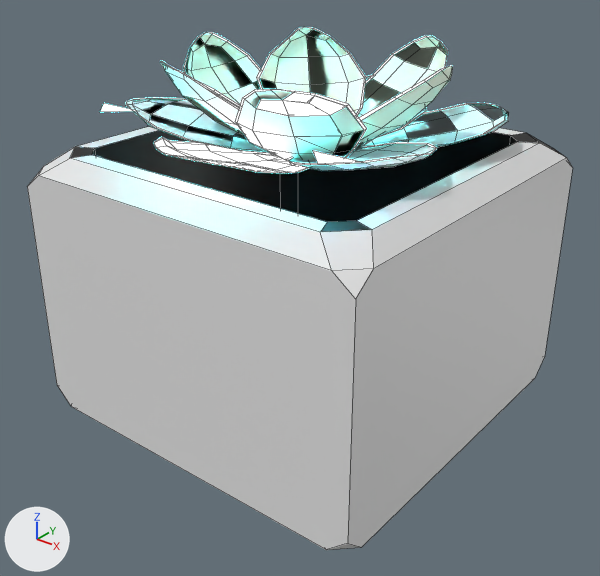
A saved change to the FBX model Assets/Graphics/Models/Tiles/Dispatcher/Dispatcher.fbx.
Camera for both pictures: a 50 mm lens placed at (1.267, -1.621, 0.843), pointed at (0.018, -0.06, -0.125). The lights are fixed; the arrows at lower left show +X, +Y and +Z. Both versions are drawn at frame 1 of the action 'Plane|PlaneAction'; the numbers are the values there. Mesh edges are drawn as thin lines.

Objects in the first picture: 'SM_Ground', 'Sphere'.
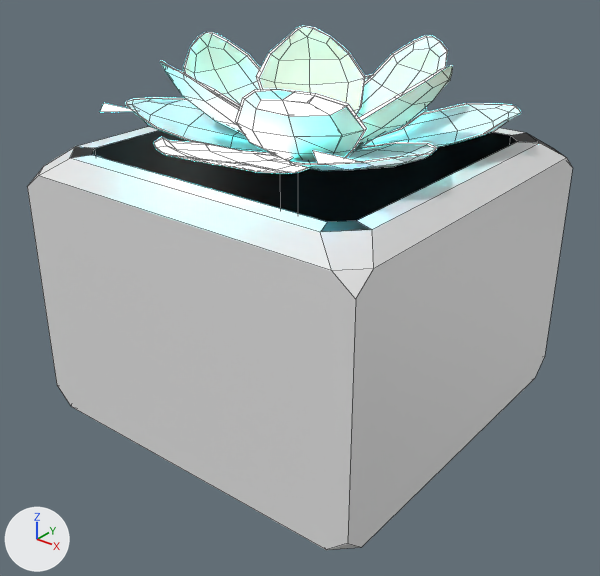
The change in detail:
me_sphere has 731 vertices, 782 faces and spans x -1279.0..1207.0, y -203.0..528.0, z -1135.0..1191.0.
me_sphere is used by ob_sphere; location (0.0, 0.0, 0.292); rotation (1.571, 0.0, 1.692), in degrees (90, 0, 97); scale (0.000377, 0.000377, 0.000377).
me_sphere part 1: the loose piece of 59 vertices spanning x 101.0..931.0, y -202.0..516.0, z -81.0..683.0 is multiplied about its middle by the matrix ((0.009, 0.002, -0.006), (-0.005, -0.004, -0.009), (-0.004, 0.01, -0.002)), then moved by (-512.0, -164.0, -301.0).
me_sphere part 2: the loose piece of 59 vertices spanning x -863.0..123.0, y -141.0..147.0, z 57.0..1083.0 is turned 90 degrees about the x axis through the mesh origin and scaled by 0.01.
me_sphere part 3: the loose piece of 61 vertices spanning x 127.0..1207.0, y -141.0..148.0, z -475.0..512.0 is turned 90.1 degrees about the x axis through the mesh origin and scaled by 0.0102.
me_sphere part 4: the loose piece of 59 vertices spanning x -751.0..265.0, y -141.0..145.0, z -1135.0..5.0 is turned 90 degrees about the x axis through the mesh origin and scaled by 0.01.
me_sphere part 5: the loose piece of 59 vertices spanning x -112.0..876.0, y -142.0..148.0, z 165.0..1191.0 is multiplied about its middle by the matrix ((0.008, -0.003, 0.004), (0.005, 0.002, -0.008), (0.002, 0.008, 0.004)), then moved by (-377.0, -6.0, -677.0).
me_sphere part 6: the loose piece of 59 vertices spanning x -386.0..350.0, y -200.0..514.0, z 117.0..978.0 is turned 90 degrees about the x axis through the mesh origin and scaled by 0.01.
me_sphere part 7: the loose piece of 61 vertices spanning x 38.0..869.0, y -200.0..517.0, z -643.0..138.0 is turned 90.2 degrees about the x axis through the mesh origin and scaled by 0.00985.
me_sphere part 8: the loose piece of 59 vertices spanning x -332.0..461.0, y -201.0..528.0, z -939.0..-160.0 is turned 90.1 degrees about the x axis through the mesh origin and scaled by 0.00992.
me_sphere part 9: the loose piece of 59 vertices spanning x -834.0..30.0, y -200.0..510.0, z -668.0..123.0 is turned 90 degrees about the x axis through the mesh origin and scaled by 0.01.
me_sphere part 10: the loose piece of 60 vertices spanning x -940.0..-98.0, y -203.0..479.0, z -117.0..660.0 is turned 90 degrees about the x axis through the mesh origin and scaled by 0.01.
Object 'Sphere' (ob_sphere) turns from (90, 0, 97) to (0, 0, 97) degrees about x, y and z.
Object 'Sphere' (ob_sphere) is rescaled from (0.000377, 0.000377, 0.000377) to (0.0377, 0.0377, 0.0377).

Changed parts and their boxes [x1, y1, x2, y2] in the pictures (600 x 576 px; the box of a moved part takes in the faces that stretch with it):
'Sphere', reshaped, turned, rescaled
    before: [126, 27, 509, 173]
    after: [126, 26, 521, 173]
part 1 of me_sphere, moved or reshaped
    before: [355, 36, 448, 149]
    after: [356, 103, 521, 148]
part 2 of me_sphere, moved or reshaped
    both: [286, 142, 437, 171]
part 3 of me_sphere, moved or reshaped
    before: [365, 75, 426, 139]
    after: [364, 74, 426, 139]
part 4 of me_sphere, moved or reshaped
    both: [126, 98, 271, 153]
part 5 of me_sphere, moved or reshaped
    before: [356, 103, 509, 148]
    after: [355, 36, 448, 149]
part 6 of me_sphere, moved or reshaped
    both: [356, 66, 453, 147]
part 7 of me_sphere, moved or reshaped
    before: [257, 27, 366, 115]
    after: [256, 26, 365, 114]
part 8 of me_sphere, moved or reshaped
    before: [184, 32, 261, 105]
    after: [184, 32, 260, 105]
part 9 of me_sphere, moved or reshaped
    both: [161, 61, 244, 135]
part 10 of me_sphere, moved or reshaped
    both: [235, 89, 367, 161]
